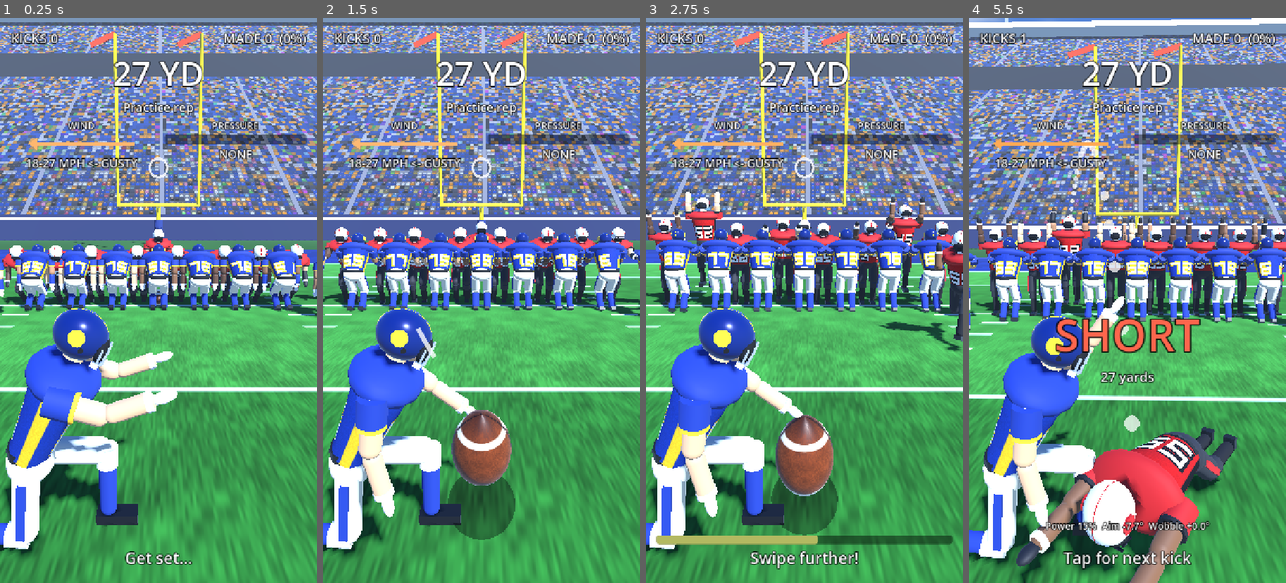
Above: before the commit, frames 1-4 (left to right).
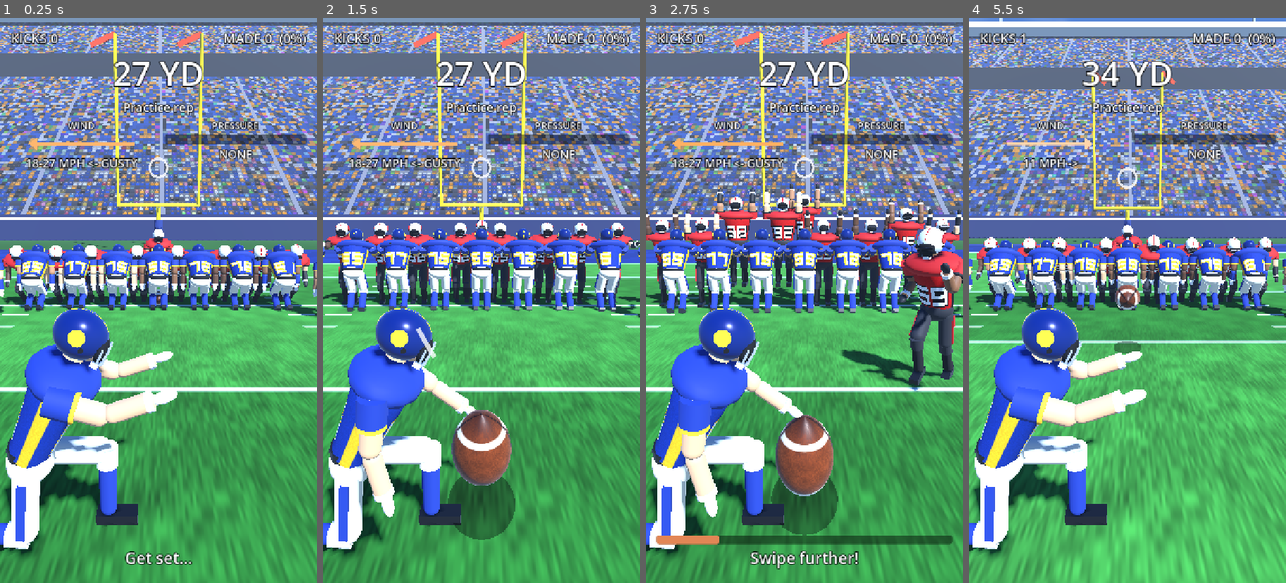
Above: after the commit, the same moments.

Repository: brockd2k9/thekicker
Game: Godot game, scene res://scenes/field_goal.tscn
Two runs of this game, one before a commit and one after it. Both use one fixed random seed, a clock stepped at 60 frames per second and the inputs below.
Inputs (mouse positions are in pixels of both pictures, inside the frame that each line leads up to):
- Up to frame 1 (0.25 s): no input
- Up to frame 2 (1.5 s): move the mouse to (551, 272) at 0.52 s; click (551, 272) at 0.67 s; drag from (418, 328) to (465, 413) at 1.27 s
- Up to frame 3 (2.75 s): move the mouse to (836, 176) at 2.02 s; click (836, 176) at 2.17 s
- Up to frame 4 (5.5 s): drag from (1111, 413) to (1032, 215) at 2.77 s; move the mouse to (1222, 385) at 3.52 s; click (1222, 385) at 3.67 s; drag from (1032, 215) to (1079, 159) at 4.27 s; move the mouse to (1143, 300) at 5.02 s; click (1143, 300) at 5.17 s

The runs differ from the first frame. In frame 1, less than 0.1% of the frame differs, in the area x 92-100%, y 49-50%; in frame 2, 6.7%; in frame 3, 12%; in frame 4, 72%, in the area x 0-100%, y 0-100%.

Commit message:
Faster rush and a real sprint cycle
- Kick window shortened to realistic timing (1.5 s at no pressure, 0.9 s
  at max, after the ball is down), so rushers cover their path at
  ~4-6 m/s instead of ~2 m/s. Edge rushers start wider and deeper,
  coming in from off-screen.
- New run cycle in PlayerFigure: thighs drive forward and back, knees
  fold into a heel kick on the swing and stay firm on push-off, hips bob
  twice per cycle, 22 degree forward lean with shoulder counter-rotation,
  and arms pump opposite the legs with ~90 degree elbows. Blends smoothly
  with the base pose. Stride length 2.6 m per cycle so steps match speed.

Co-Authored-By: Claude Opus 5.5 <noreply@anthropic.com>
Claude-Session: https://claude.ai/code/session_01CRka3njGKyGTrrcZ4qfqVE

Diff:
--- a/scripts/config/kick_tuning.gd
+++ b/scripts/config/kick_tuning.gd
@@ -63,10 +63,12 @@
 @export var max_wobble_deg: float = 4.0
 ## Wobble cycles per second.
 @export var wobble_speed: float = 0.6
-## Seconds to kick after the snap at zero pressure (then BLOCKED).
-@export var base_kick_window: float = 2.6
-## Seconds to kick after the snap at maximum pressure.
-@export var min_kick_window: float = 1.1
+## Seconds to kick once the ball is down, at zero pressure (then BLOCKED).
+## Real field goals take ~1.3 s from snap to kick. The rushers' speed follows
+## from this: shorter window = faster rush.
+@export var base_kick_window: float = 1.5
+## Seconds to kick once the ball is down, at maximum pressure.
+@export var min_kick_window: float = 0.9
 ## How much pressure drives wobble (0 = never wobbles).
 @export_range(0.0, 1.0) var pressure_wobble_effect: float = 1.0
 ## How much pressure shrinks the kick window (0 = never shrinks).
--- a/scripts/field/field_builder.gd
+++ b/scripts/field/field_builder.gd
@@ -44,12 +44,12 @@
 ## Middle leaper who starts deep and jumps at the kick.
 const LEAPER_SPOT := Vector2(0.0, -1.6)
 ## Edge rushers: start wide, finish at the ball.
-const EDGE_FROM := [Vector3(-4.7, 0.0, -7.0), Vector3(4.7, 0.0, -7.0)]
+const EDGE_FROM := [Vector3(-5.6, 0.0, -7.6), Vector3(5.6, 0.0, -7.6)]
 const EDGE_TO := [Vector3(-0.8, 0.0, -0.9), Vector3(0.8, 0.0, -0.9)]
 ## Holder kneels on the kicker's left, facing the ball.
 const HOLDER_POS := Vector3(-0.8, 0.0, 0.3)
-## Meters per full running stride cycle (legs swing in step with the speed).
-const STRIDE_LENGTH := 1.7
+## Meters per full running cycle (two steps). Legs cycle in step with speed.
+const STRIDE_LENGTH := 2.6
 
 var _field_mat: ShaderMaterial
 var _ol: Array[PlayerFigure] = []
--- a/scripts/field/player_figure.gd
+++ b/scripts/field/player_figure.gd
@@ -130,34 +130,71 @@
 func set_pose(crouch: float, arm_l_deg: float, arm_r_deg: float, lift: float = 0.0,
 		dive: float = 0.0) -> void:
 	var c := clampf(crouch, 0.0, 1.0)
-	var swing := sin(_stride_phase * TAU) * _stride_amount
+	var m := _stride_amount  # 0 = the pose given, 1 = full sprint
+	var th := _stride_phase * TAU
+
+	# Base (non-running) pose: bent knees with the feet under the hips.
+	var a := deg_to_rad(lerpf(6.0, 50.0, c))
+	var hip_l := a
+	var hip_r := a
+	var knee_l := -2.0 * a
+	var knee_r := -2.0 * a
+	var pelvis_y := (THIGH + SHIN) * cos(a) + FOOT
+	var lean := deg_to_rad(lerpf(4.0, 48.0, c))
+	var sh_l := deg_to_rad(arm_l_deg)
+	var sh_r := deg_to_rad(arm_r_deg)
+	var el_l := deg_to_rad(_elbow_deg.x)
+	var el_r := deg_to_rad(_elbow_deg.y)
+	var twist := 0.0
+
+	if m > 0.0 and not kneeling:
+		# Sprint cycle. Each thigh drives forward and back; the knee folds tight
+		# (heel kick) as the leg swings through, and stays nearly straight while
+		# that foot pushes off the ground. Hips bob twice per cycle, shoulders
+		# counter-rotate, and the arms pump opposite the legs at ~90 degrees.
+		hip_l = lerpf(hip_l, _run_hip(th), m)
+		hip_r = lerpf(hip_r, _run_hip(th + PI), m)
+		knee_l = lerpf(knee_l, _run_knee(th), m)
+		knee_r = lerpf(knee_r, _run_knee(th + PI), m)
+		pelvis_y = lerpf(pelvis_y, 0.93 - 0.035 * cos(2.0 * th), m)
+		lean = lerpf(lean, deg_to_rad(22.0), m)
+		twist = 0.15 * sin(th) * m
+		sh_l = lerpf(sh_l, deg_to_rad(25.0 - 55.0 * sin(th)), m)
+		sh_r = lerpf(sh_r, deg_to_rad(25.0 + 55.0 * sin(th)), m)
+		el_l = lerpf(el_l, deg_to_rad(95.0), m)
+		el_r = lerpf(el_r, deg_to_rad(95.0), m)
 
 	if kneeling:
 		# Left foot planted, right knee on the turf.
-		_hip_l.rotation.x = deg_to_rad(90.0)
-		_knee_l.rotation.x = deg_to_rad(-90.0)
-		_hip_r.rotation.x = deg_to_rad(-5.0)
-		_knee_r.rotation.x = deg_to_rad(-90.0)
-		_pelvis.position.y = SHIN + FOOT
-	else:
-		# Bent knees with the feet under the hips; strides swing the thighs.
-		var a := deg_to_rad(lerpf(6.0, 50.0, c))
-		var sw := deg_to_rad(38.0) * swing
-		_hip_l.rotation.x = a + sw
-		_hip_r.rotation.x = a - sw
-		_knee_l.rotation.x = -2.0 * a - deg_to_rad(70.0) * maxf(-swing, 0.0)
-		_knee_r.rotation.x = -2.0 * a - deg_to_rad(70.0) * maxf(swing, 0.0)
-		_pelvis.position.y = (THIGH + SHIN) * cos(a) + FOOT - 0.04 * absf(swing)
-
-	_torso.rotation.x = deg_to_rad(-lerpf(4.0, 48.0, c) - 12.0 * _stride_amount)
-	# Arms pump opposite the legs when running.
-	var pump := 45.0 * swing
-	_shoulder_l.rotation.x = deg_to_rad(arm_l_deg - pump)
-	_shoulder_r.rotation.x = deg_to_rad(arm_r_deg + pump)
-	_elbow_l.rotation.x = deg_to_rad(_elbow_deg.x + 50.0 * _stride_amount)
-	_elbow_r.rotation.x = deg_to_rad(_elbow_deg.y + 50.0 * _stride_amount)
+		hip_l = deg_to_rad(90.0)
+		knee_l = deg_to_rad(-90.0)
+		hip_r = deg_to_rad(-5.0)
+		knee_r = deg_to_rad(-90.0)
+		pelvis_y = SHIN + FOOT
+
+	_hip_l.rotation.x = hip_l
+	_hip_r.rotation.x = hip_r
+	_knee_l.rotation.x = knee_l
+	_knee_r.rotation.x = knee_r
+	_pelvis.position.y = pelvis_y
+	_torso.rotation = Vector3(-lean, twist, 0.0)
+	_shoulder_l.rotation.x = sh_l
+	_shoulder_r.rotation.x = sh_r
+	_elbow_l.rotation.x = el_l
+	_elbow_r.rotation.x = el_r
 	_root.position.y = lift
 	_root.rotation.x = deg_to_rad(-80.0) * clampf(dive, 0.0, 1.0)
+
+
+## Thigh angle (radians, + = forward) at run-cycle angle th.
+static func _run_hip(th: float) -> float:
+	return deg_to_rad(18.0 + 42.0 * sin(th))
+
+
+## Knee angle (radians, negative = heel up behind) at run-cycle angle th.
+## Folds tightest as the thigh swings forward past vertical.
+static func _run_knee(th: float) -> float:
+	return -deg_to_rad(18.0 + 95.0 * pow(maxf(cos(th), 0.0), 1.5))
 
 
 ## Elbow bend in degrees (0 = straight). Applied on the next set_pose().
Not shown, changed: PLAYTEST.md
